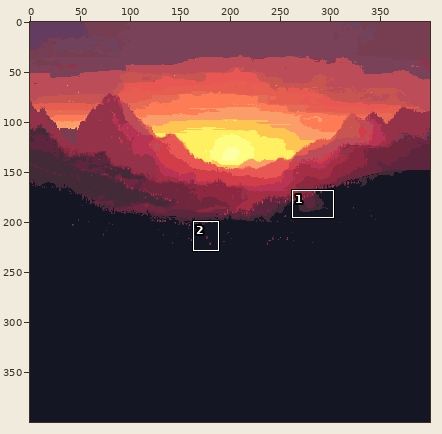
Two versions of one pixel-art file, images/maps/Sprite-0011.aseprite. The picture above shows the old version from afar; the outline marks the close-up.
Close-up. Before the commit:
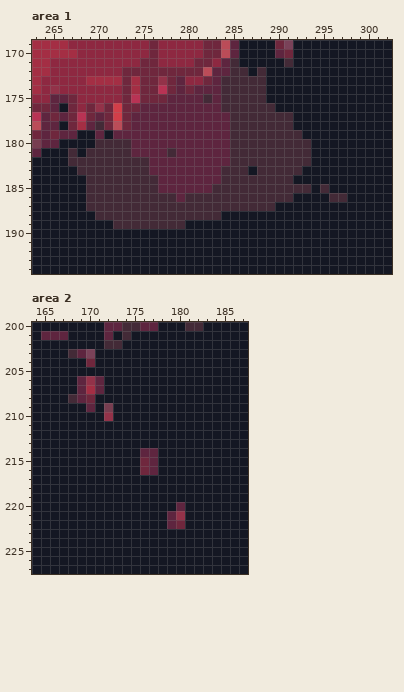
400x400 pixels, 1 frame. Colours within 5 levels of each other are drawn and written as one. Shown: area 1: x 263..302, y 169..194; area 2: x 164..187, y 200..227. The commit also changed other parts of the picture, which this record leaves out.
The same view after the edit:
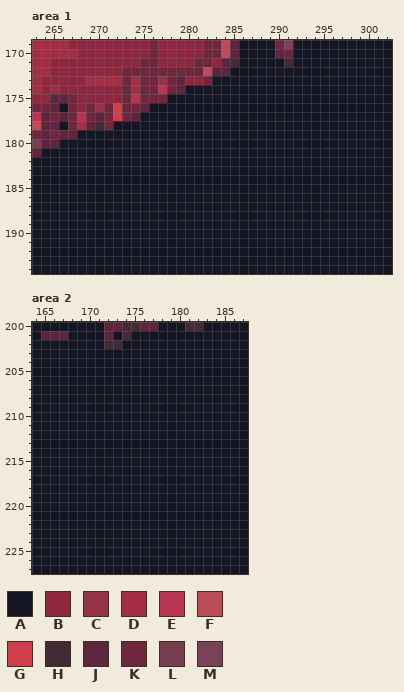
Palette (. is transparent): A #141723  B #8e2841  C #933249  D #a42e44  E #b83354  F #bb4c58  G #d13e49  H #432a37  J #5e253f  K #6f273d  L #773d50  M #7a4259
From old to new:
Area 1, layer "Layer 1":
y 172: x 285..286 HH -> AA; x 288 H -> A
y 173: x 283..288 JHHHHH -> AAAAAA
y 174: x 280..288 KJJJHHHHH -> AAAAAAAAA
y 175: x 278..288 JJJJHJHHHHH -> AAAAAAAAAAA
y 176: x 276..289 JJJJJJJJHHHHHH -> AAAAAAAAAAAAAA
y 177: x 275..291 JJJJJJJJJJHHHHHHH -> AAAAAAAAAAAAAAAAA
y 178: x 272..291 FKJJJJJJJJJJJHHHHHHH -> AAAAAAAAAAAAAAAAAAAA
y 179: x 270 J -> A; x 272..292 JJJJJJJJJJJJJHHHHHHHH -> AAAAAAAAAAAAAAAAAAAAA
y 180: x 270..293 HHHHJJJJJJJJJJJHHHHHHHHH -> AAAAAAAAAAAAAAAAAAAAAAAA
y 181: x 267 H -> A; x 269..293 HHHHHJJJJHJJJJJJHHHHHHHHH -> AAAAAAAAAAAAAAAAAAAAAAAAA
y 182: x 267..293 HHHHHHHHHJJJJJJJJJHHHHHHHHH -> AAAAAAAAAAAAAAAAAAAAAAAAAAA
y 183: x 268..286 HHHHHHHHJJJJJJJJHHH -> AAAAAAAAAAAAAAAAAAA; x 288..292 HHHHH -> AAAAA
y 184: x 269..291 HHHHHHHHJJJJJJJHHHHHHHH -> AAAAAAAAAAAAAAAAAAAAAAA
y 185: x 269..293 HHHHHHHHJJJJJJHHHHHHHHHHH -> AAAAAAAAAAAAAAAAAAAAAAAAA; x 295 H -> A
y 186: x 269..291 HHHHHHHHHHJHHHHHHHHHHHH -> AAAAAAAAAAAAAAAAAAAAAAA; x 296..297 HH -> AA
y 187: x 269..289 HHHHHHHHHHHHHHHHHHHHH -> AAAAAAAAAAAAAAAAAAAAA
y 188: x 270..283 HHHHHHHHHHHHHH -> AAAAAAAAAAAAAA
y 189: x 272..279 HHHHHHHH -> AAAAAAAA
Area 2, layer "Layer 1":
y 203: x 168..170 HJM -> AAA
y 204: x 170 K -> A
y 206: x 169..171 JCJ -> AAA
y 207: x 169..171 JDJ -> AAA
y 208: x 168..170 HJK -> AAA
y 209: x 170 J -> A; x 172 L -> A
y 210: x 172 C -> A
y 214: x 176..177 JJ -> AA
y 215..216: x 176..177 KJ -> AA
y 220: x 180 J -> A
y 221: x 179..180 JC -> AA
y 222: x 179..180 JK -> AA
Pixel boxes of the changes (left, top, right, bottom) in both close-ups:
changed: (68, 67, 347, 229)
changed: (68, 349, 113, 421)
changed: (140, 448, 185, 529)
